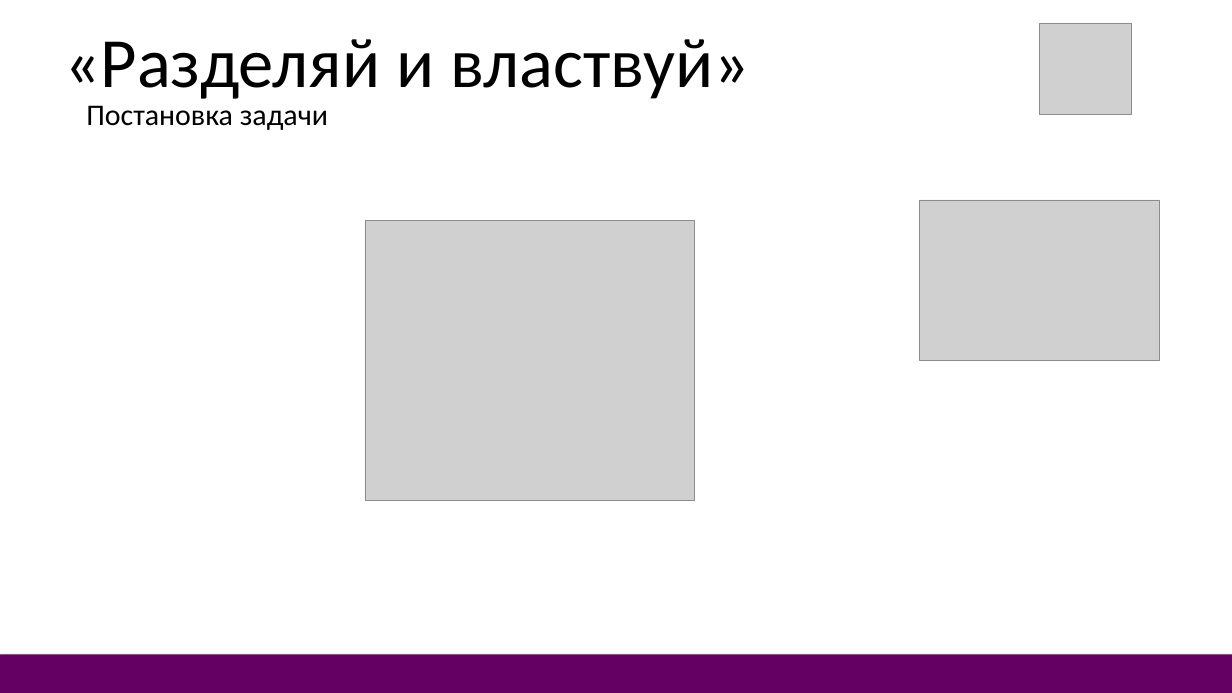
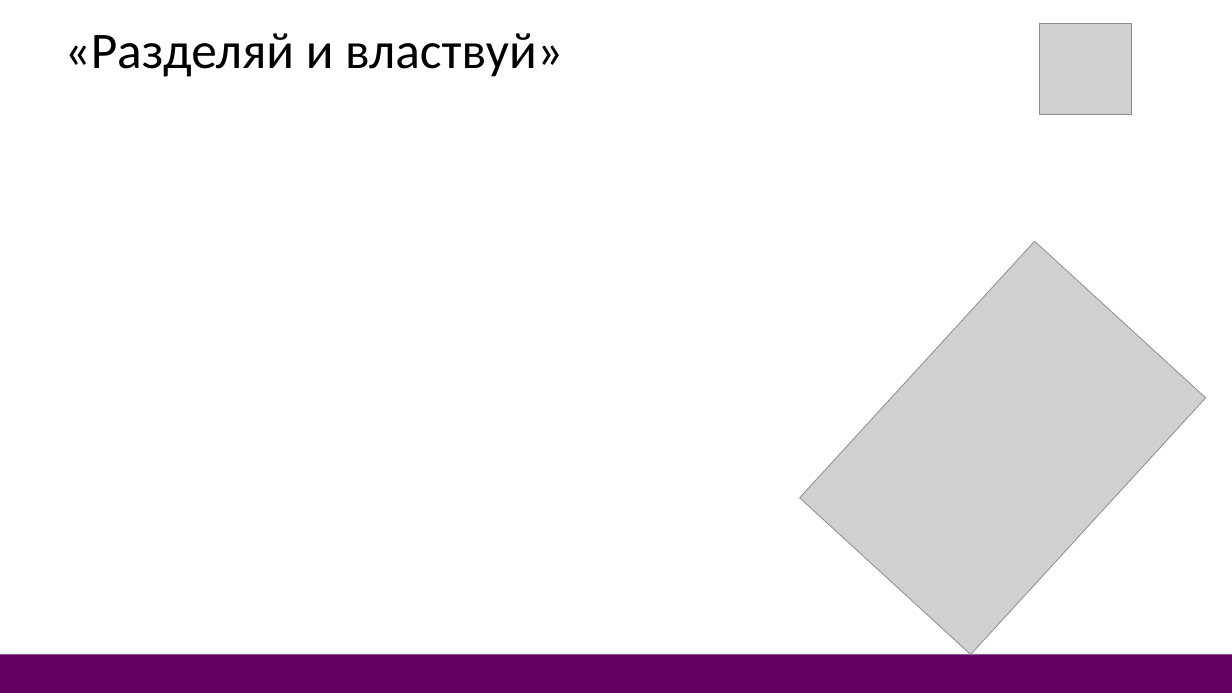
Before and after one commit to DonRobot-all/Algorithmic_training, a slide deck: slide 14 of 5. Рекурсия.pptx (slide 2 before the commit). Drawn at 1232x693 pixels with LibreOffice and Linux fonts; fonts in the diff are those of the drawing; grey boxes stand for pictures. Boxes give left, top, right and bottom in pixels: in the first picture for what was removed or moved away, otherwise in the second. Text is boxed around its words. In the diff, an @@ line names an element or a change of style, - is before the commit and + after.

```diff
--- a/5. Рекурсия.pptx
+++ b/5. Рекурсия.pptx
@@ text "«Разделяй и властвуй»" at bbox=[64, 33, 563, 77]: size 66 to 48 pt @@
@@ text removed at bbox=[86, 105, 328, 130] @@
-Постановка задачи
@@ picture removed at bbox=[365, 220, 695, 500] @@
@@ picture at bbox=[800, 241, 1206, 654]: rotation 0 to 312 degrees @@
```
Also in this commit, not shown: 12 slides added, 9 other files.
